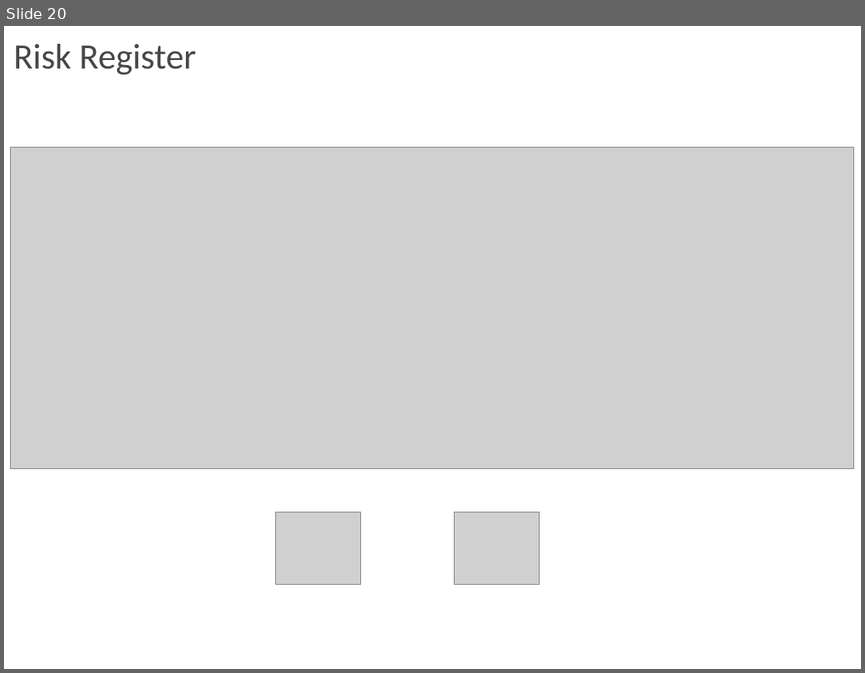
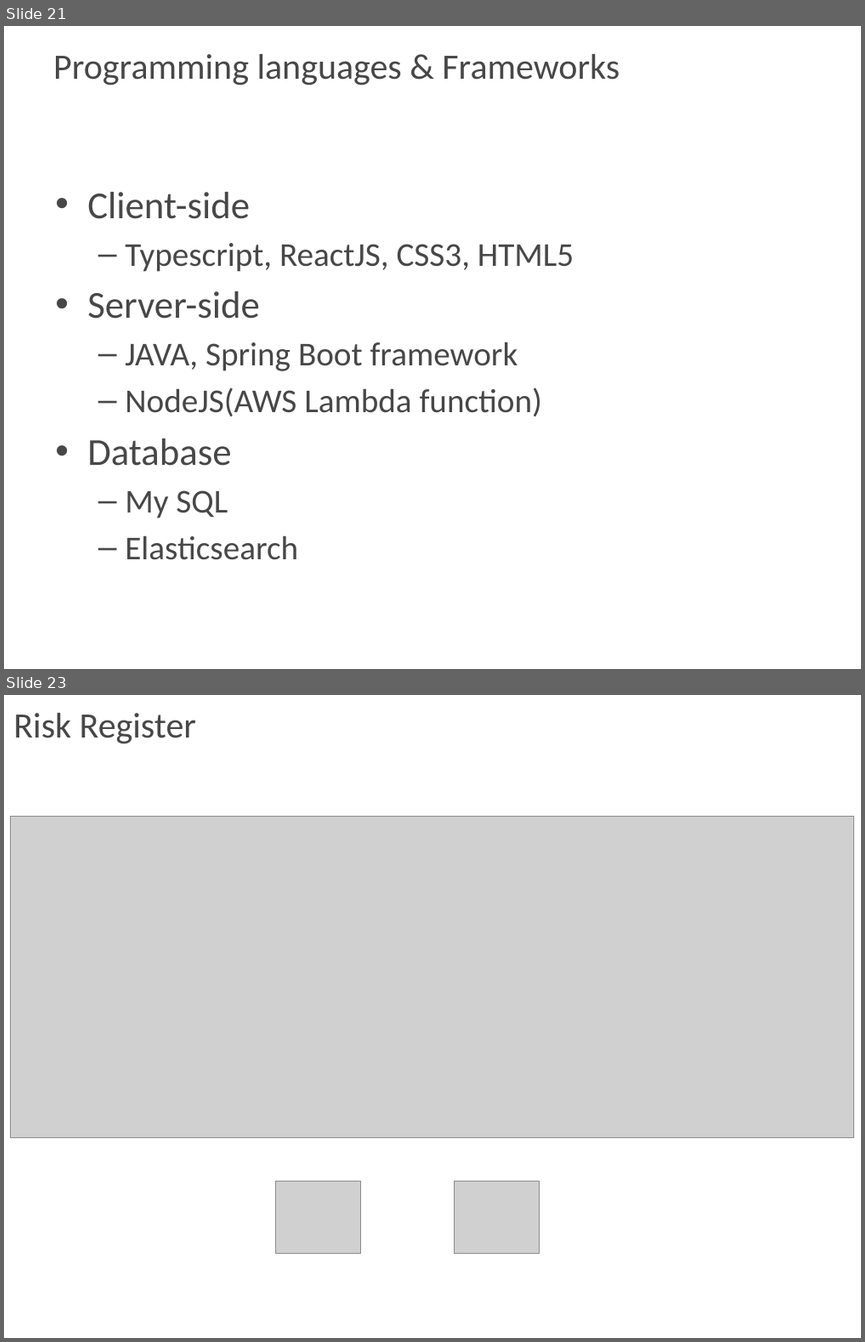
Before and after one commit to MrNayLA/SE25PT7SERIS, a slide deck: MGMT/REPORT/PPT/WORK IN PROGRESS/3 RAM Project Presentation - Iter2.pptx. Shown one above the other, each under a label of ours: slide 20 before the commit, slides 21 and 23 after it; the slides between them are not shown. The pictures are 865x673 and 865x1342 pixels, drawn with LibreOffice and Linux fonts; fonts in the diff are those of the drawing; grey boxes stand for pictures; background and template pictures are left out. Boxes give left, top, right and bottom in pixels: in the first picture for what was removed or moved away, otherwise in the second. Text is boxed around its words. In the diff, an @@ line names an element or a change of style, - is before the commit and + after.

```diff
--- a/MGMT/REPORT/PPT/WORK IN PROGRESS/3 RAM Project Presentation - Iter2.pptx
+++ b/MGMT/REPORT/PPT/WORK IN PROGRESS/3 RAM Project Presentation - Iter2.pptx
@@ slide 21 added at bbox=[4, 26, 861, 669], background picture (left out) @@
@@ title added at bbox=[53, 54, 619, 85], 30 pt, text #474747 @@
+Programming languages & Frameworks
@@ text added at bbox=[87, 192, 574, 560], 28 pt, text #474747 @@
+• Client-side
+  – Typescript, ReactJS, CSS3, HTML5
+• Server-side
+  – JAVA, Spring Boot framework
+  – NodeJS(AWS Lambda function)
+• Database
+  – My SQL
+  – Elasticsearch
@@ what was slide 20 is now slide 23 @@
```
Also in this commit, not shown: 7 slides changed, 7 other slides added, 2 slides removed.
